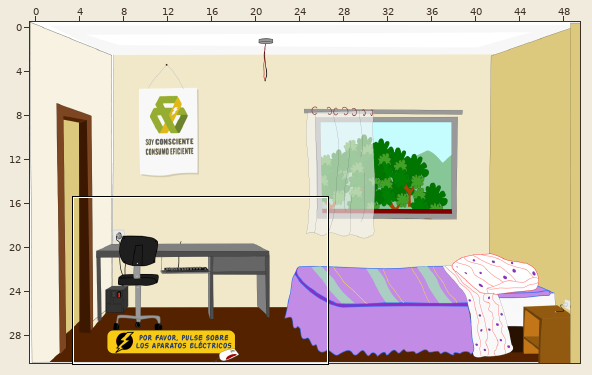
Two versions of a level (Tiled map, data/escena_05/escena_05.tmx). The picture above shows the old version from afar; the outline marks the close-up.
Close-up. As it was:
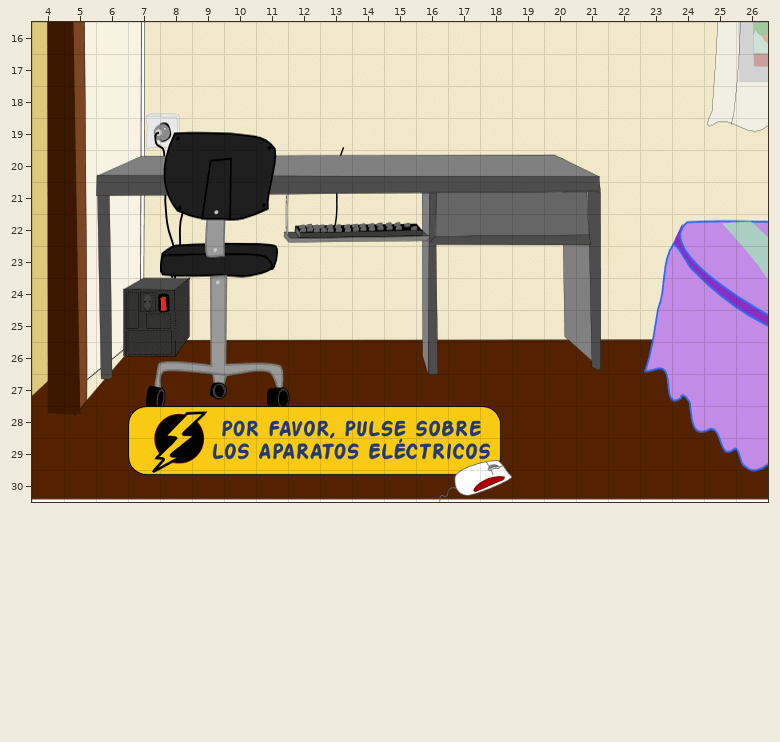
Cells are 32x32 px. Shown: x 4..26, y 16..30. Tiles whose own drawing changed are shown in their newer look in all pictures.
After:
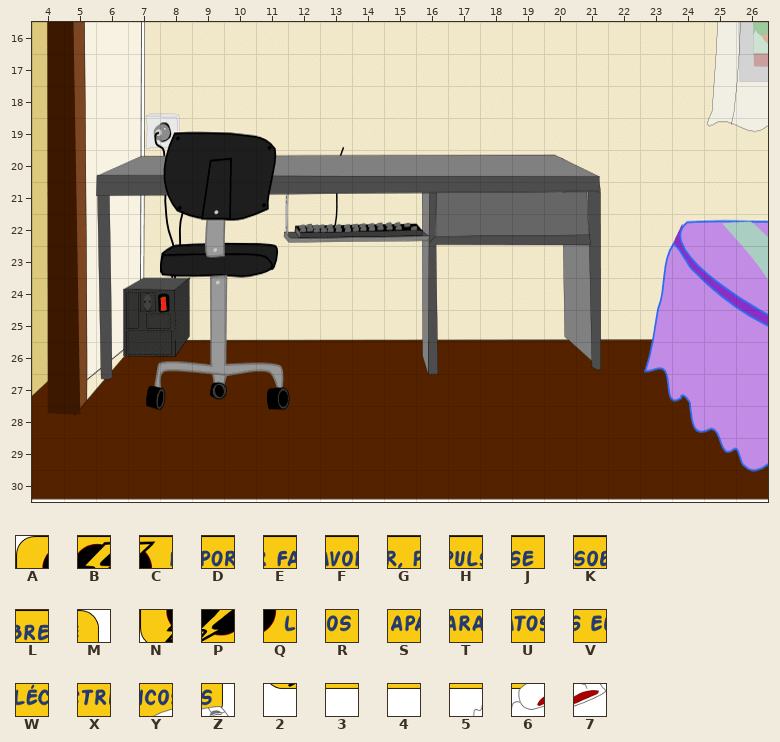
Key: from "mensaje": A 0, B 1, C 2, D 3, E 4, F 5, G 6, H 7, J 8, K 9, L 10, M 11, N 12, P 13, Q 14, R 15, S 16, T 17, U 18, V 19, W 20, X 21, Y 22, Z 23, 2 24, 3 25, 4 26, 5 33, 6 34, 7 35.
_ is an empty cell.
Author's note on the commit: mejorando escenas
Diff:
Layer "foreground_e05":
y 28: x 7..18 ABCDEFGHJKLM -> ____________
y 29: x 7..18 NPQRSTUVWXYZ -> ____________
y 30: x 7..18 234444444567 -> ____________
Pixel boxes of the changes (left, top, right, bottom) in both close-ups:
removed: (128, 406, 512, 502)
